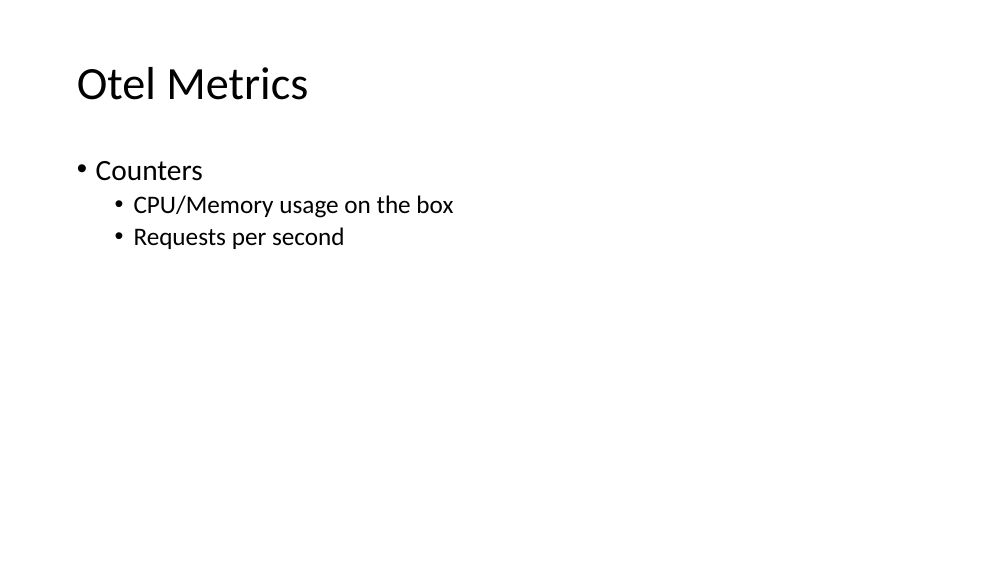
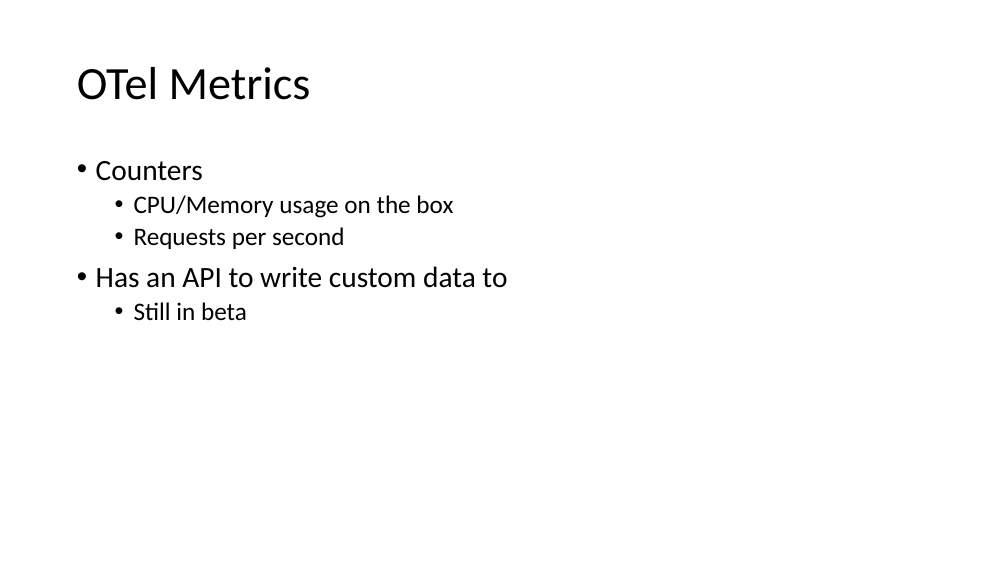
Before and after one commit to ProgrammerAL/Presentations-2023, a slide deck: slide 10 of 2023-03 - Orlando Code Camp - OpenTelemetry/Presentation.pptx (slide 9 before the commit). Drawn at 1008x567 pixels with LibreOffice and Linux fonts; fonts in the diff are those of the drawing. Boxes give left, top, right and bottom in pixels: in the first picture for what was removed or moved away, otherwise in the second. Text is boxed around its words. In the diff, an @@ line names an element or a change of style, - is before the commit and + after.

```diff
--- a/2023-03 - Orlando Code Camp - OpenTelemetry/Presentation.pptx
+++ b/2023-03 - Orlando Code Camp - OpenTelemetry/Presentation.pptx
@@ title at (77,67,311,100): text changed @@
-Otel Metrics
+OTel Metrics
@@ text at (96,266,507,320): paragraphs added @@
+• Has an API to write custom data to
+  • Still in beta
```
Also in this commit, not shown: 3 other slides changed, 2 slides added, 2 other files.
